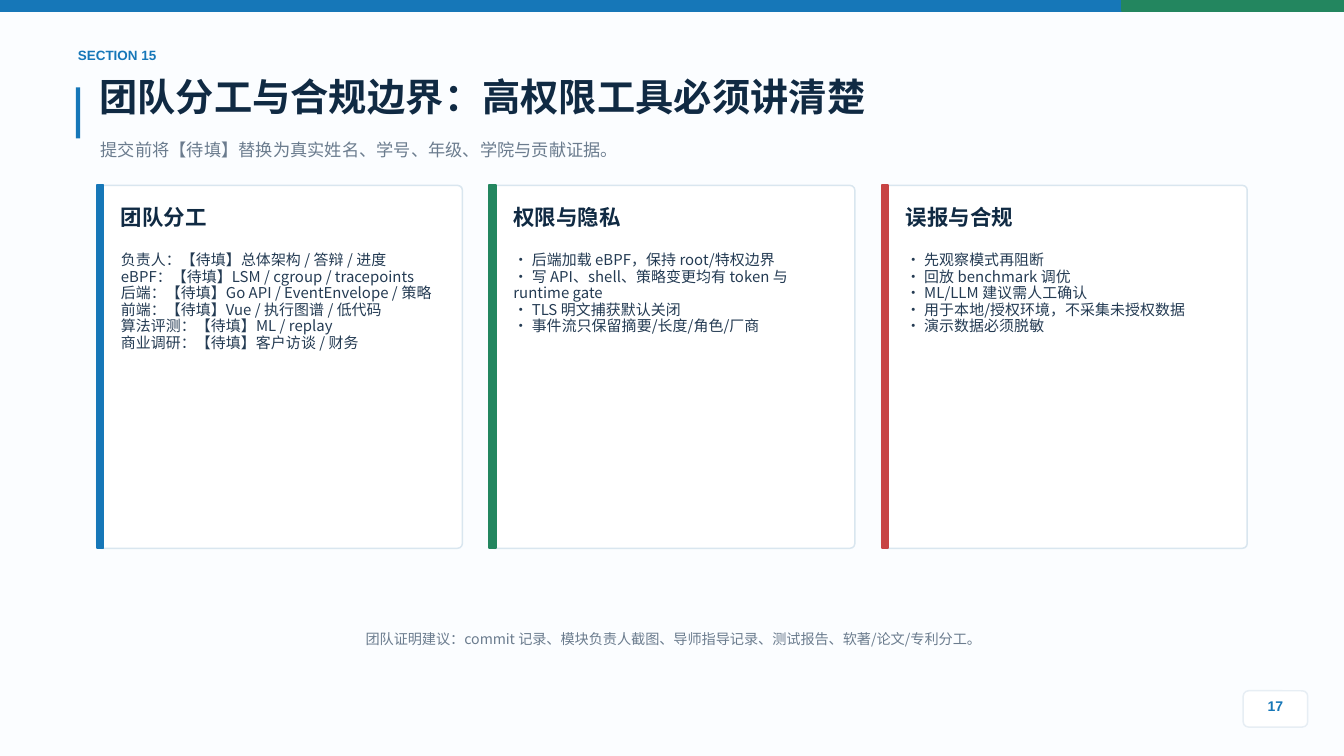
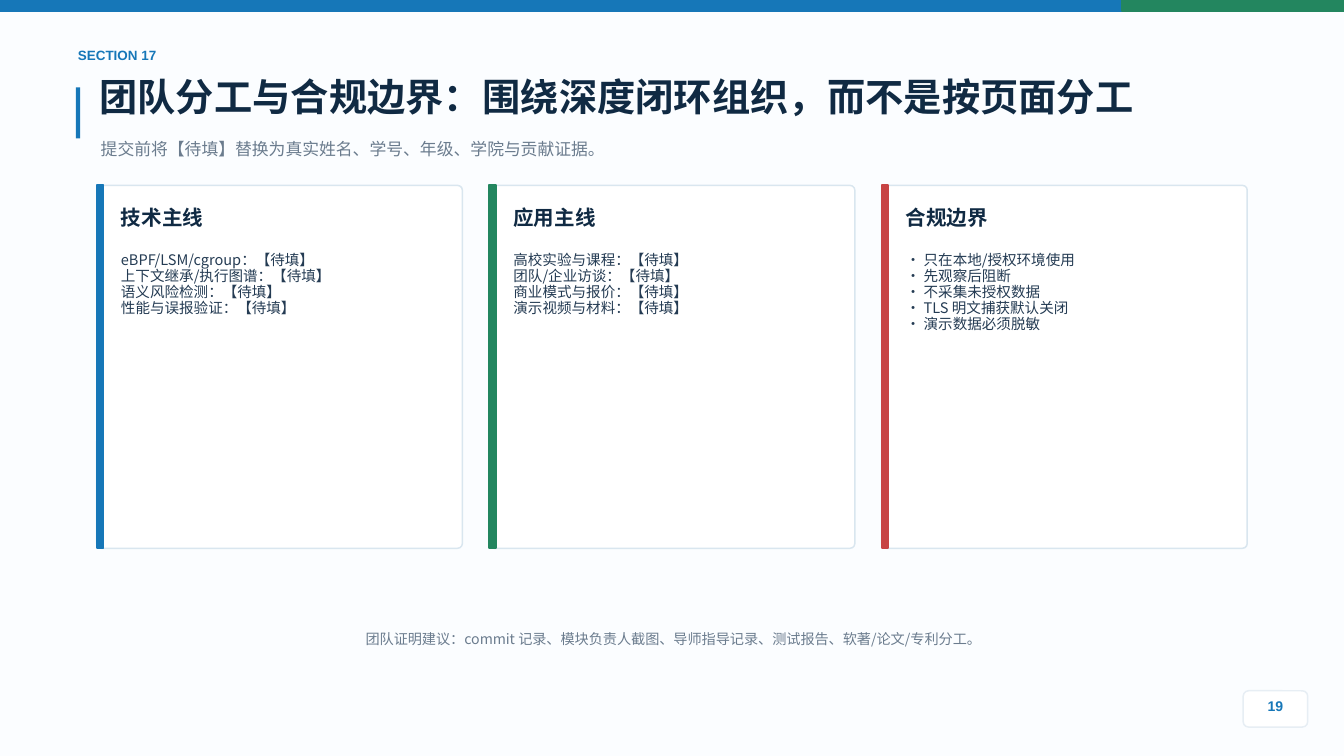
Before and after one commit to stevessr/agent-ebpf-filter, a slide deck: slide 19 of docs/competition/2026-guochuang/output/final/Agent-eBPF-Filter-项目答辩路演PPT-浅色优化版.pptx (slide 17 before the commit). Drawn at 1344x756 pixels with LibreOffice and Linux fonts; fonts in the diff are those of the drawing. Boxes give left, top, right and bottom in pixels: in the first picture for what was removed or moved away, otherwise in the second. Text is boxed around its words. In the diff, an @@ line names an element or a change of style, - is before the commit and + after.

```diff
--- a/docs/competition/2026-guochuang/output/final/Agent-eBPF-Filter-项目答辩路演PPT-浅色优化版.pptx
+++ b/docs/competition/2026-guochuang/output/final/Agent-eBPF-Filter-项目答辩路演PPT-浅色优化版.pptx
@@ text at [78, 50, 156, 60]: text changed @@
-SECTION 15
+SECTION 17
@@ text at [99, 78, 1133, 116]: text changed @@
-团队分工与合规边界：高权限工具必须讲清楚
+团队分工与合规边界：围绕深度闭环组织，而不是按页面分工
@@ text "提交前将【待填】替换为真实姓名、学号、年级、学院与贡献证据。" at [101, 141, 605, 157]: size 9.2 to 9 pt @@
@@ text at [121, 207, 203, 227]: text changed; size 11.5 to 11 pt @@
-团队分工
+技术主线
@@ text at [513, 207, 595, 227]: text changed; size 11.5 to 11 pt @@
-权限与隐私
+应用主线
@@ text at [906, 207, 988, 227]: text changed; size 11.5 to 11 pt @@
-误报与合规
+合规边界
@@ text at [121, 252, 330, 315]: text changed; size 8 to 7.8 pt @@
-负责人：【待填】总体架构 / 答辩 / 进度
-eBPF：【待填】LSM / cgroup / tracepoints
-后端：【待填】Go API / EventEnvelope / 策略
-前端：【待填】Vue / 执行图谱 / 低代码
-算法评测：【待填】ML / replay
-商业调研：【待填】客户访谈 / 财务
+eBPF/LSM/cgroup：【待填】
+上下文继承/执行图谱：【待填】
+语义风险检测：【待填】
+性能与误报验证：【待填】
@@ text at [513, 252, 688, 315]: text changed; size 8 to 7.8 pt @@
-• 后端加载 eBPF，保持 root/特权边界
-• 写 API、shell、策略变更均有 token 与 runtime gate
-• TLS 明文捕获默认关闭
-• 事件流只保留摘要/长度/角色/厂商
+高校实验与课程：【待填】
+团队/企业访谈：【待填】
+商业模式与报价：【待填】
+演示视频与材料：【待填】
@@ text at [924, 252, 1075, 318]: text changed; size 8 to 7.8 pt @@
-• 先观察模式再阻断
-• 回放 benchmark 调优
-• ML/LLM 建议需人工确认
-• 用于本地/授权环境，不采集未授权数据
+• 只在本地/授权环境使用
+• 先观察后阻断
+• 不采集未授权数据
+• TLS 明文捕获默认关闭
@@ text at [924, 317, 1040, 330]: size 8 to 7.8 pt in "• 演示数据必须脱敏" @@
@@ text at [1268, 701, 1284, 711]: text changed @@
-17
+19
```
Also in this commit, not shown: 9 other slides changed, 10 slides added, 8 slides removed, 23 other files.
